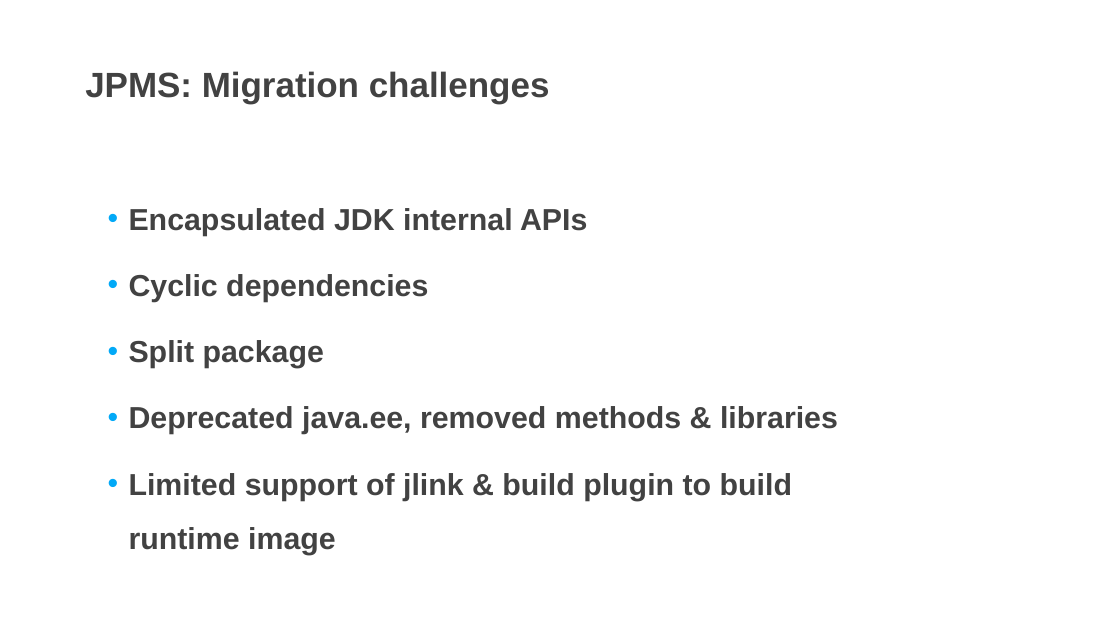
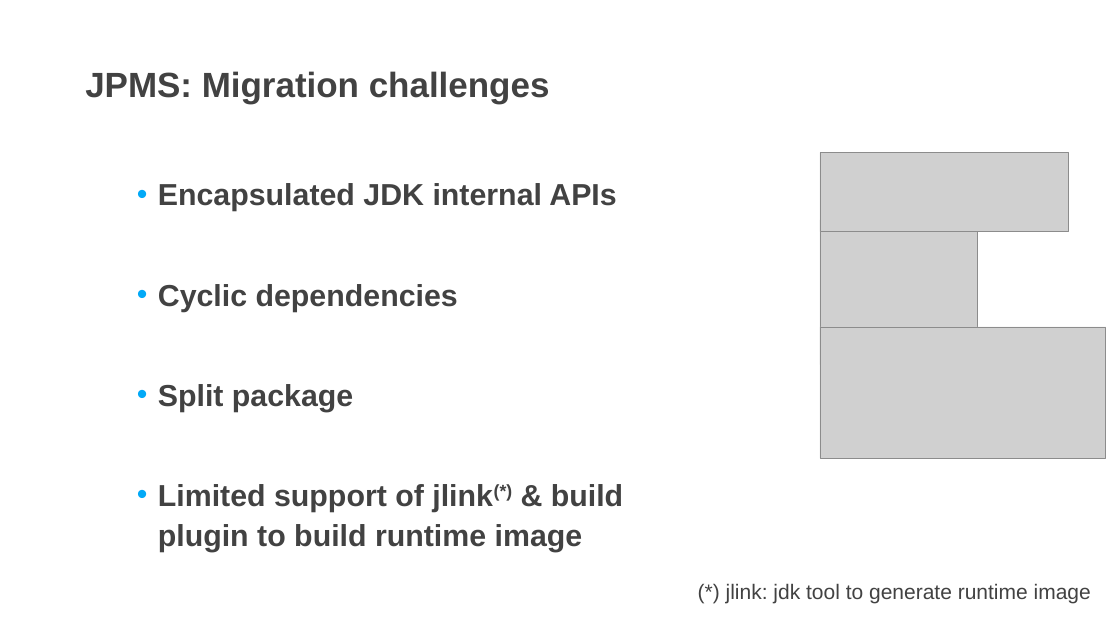
Before and after one commit to DevDay2019-AxonActive/DevDay2019---Advanced-Java, a slide deck: slide 11 of bin/presentations/JPMS.pptx. Drawn at 1120x630 pixels with LibreOffice and Linux fonts; fonts in the diff are those of the drawing; grey boxes stand for pictures; background and template pictures are left out. Boxes give left, top, right and bottom in pixels: in the first picture for what was removed or moved away, otherwise in the second. Text is boxed around its words. In the diff, an @@ line names an element or a change of style, - is before the commit and + after.

Commit message:
Update slide

```diff
--- a/bin/presentations/JPMS.pptx
+++ b/bin/presentations/JPMS.pptx
@@ picture added at box(820, 153, 1069, 232) @@
@@ text removed at box(129, 208, 838, 555) @@
-• Encapsulated JDK internal APIs
-• Cyclic dependencies
-• Split package
-• Deprecated java.ee, removed methods & libraries
-• Limited support of jlink & build plugin to build runtime image
@@ text added at box(158, 183, 616, 211), 26 pt, text #424242, bold @@
+• Encapsulated JDK internal APIs
@@ picture added at box(820, 220, 977, 365) @@
@@ text added at box(158, 284, 458, 312), 26 pt, text #424242, bold @@
+• Cyclic dependencies
@@ picture added at box(820, 327, 1106, 458) @@
@@ text added at box(158, 384, 353, 412), 26 pt, text #424242, bold @@
+• Split package
@@ text added at box(158, 484, 623, 552), 26 pt, text #424242, bold @@
+• Limited support of jlink(*) & build plugin to build runtime image
@@ text added at box(726, 583, 1091, 603), 18 pt, text #424242 @@
+(*) jlink: jdk tool to generate runtime image
```
Also in this commit, not shown: 6 other slides changed, 1 other file.
